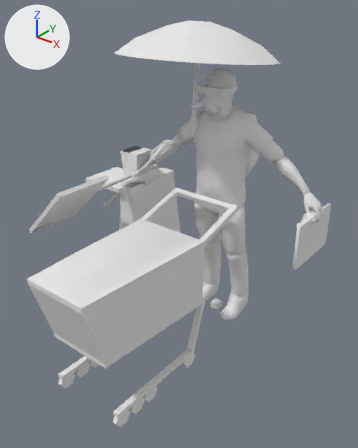
What one commit did to the COLLADA model objects3d/civilian3_western.dae.
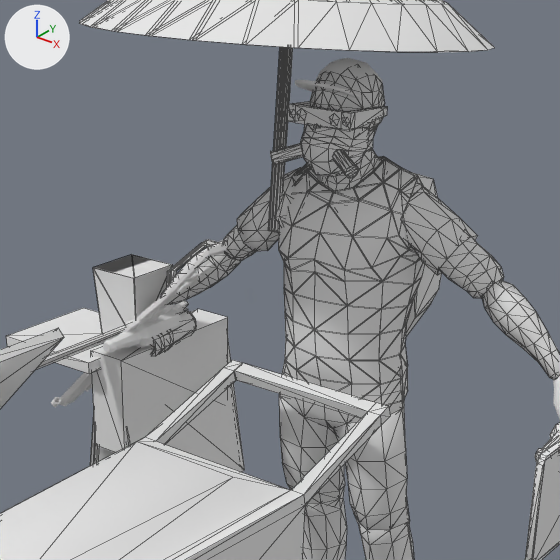
Each version is shown whole from a camera (50 mm lens) standing at (25.5, -38.2, 32.2) and looking at (0.0, -6.4, 12.5), then close up on the part from 23% to 86% of the width and 10% to 60% of the height. The axes (+X, +Y, +Z) are drawn at upper left. The lights are the same throughout. The close-ups show mesh edges as thin lines. Where no turn or scale is listed for an object, it has been applied to the vertices. Vertices at the same position are counted once.

The scene before the commit, as lines of its bpy script (objects in view):
```python
me_deco002mesh = bpy.data.meshes.new('Deco002Mesh')
me_deco002mesh.from_pydata(...)  # 165 vertices, 310 faces; spans x -3.1..2.73, y -2.2..2.2, z 0.61..9.74
me_deco002mesh.materials.append(mat_asd)  # its picture is missing
me_sittingbabymesh = bpy.data.meshes.new('SittingBabyMesh')
me_sittingbabymesh.from_pydata(...)  # 32 vertices, 56 faces; spans x -1.16..1.47, y -0.55..0.27, z -1.33..1.06
me_sittingbabymesh.materials.append(mat_asd)  # its picture is missing
me_upleg2mesh = bpy.data.meshes.new('UpLeg2Mesh')
me_upleg2mesh.from_pydata(...)  # 56 vertices, 108 faces; spans x -1.5..1.5, y -1.64..1.64, z -5.37..0.47
me_upleg2mesh.materials.append(mat_asd)  # its picture is missing
ob_deco002 = bpy.data.objects.new('Deco002', me_deco002mesh)
ob_deco002.location = (0.2, 0.18, 12.25)
ob_sittingbaby = bpy.data.objects.new('SittingBaby', me_sittingbabymesh)
ob_sittingbaby.location = (-7.65, 0.14, 16.56)
ob_upleg2 = bpy.data.objects.new('UpLeg2', me_upleg2mesh)
ob_upleg2.location = (1.72, 0.21, 12.46)
# also in view: 'UpLeg1' at (-1.2, 0.1, 10.0); 'Handbag05' at (-9.6, 0.3, 8.9); 'Head002' at (0.0, -0.7, 23.6); 'Deco03' at (-0.2, 3.4, 17.8); 'UpBody' at (0.1, 0.2, 16.9)
```
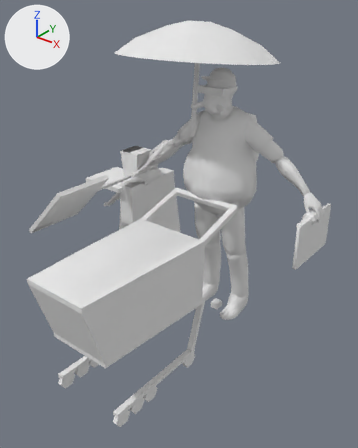
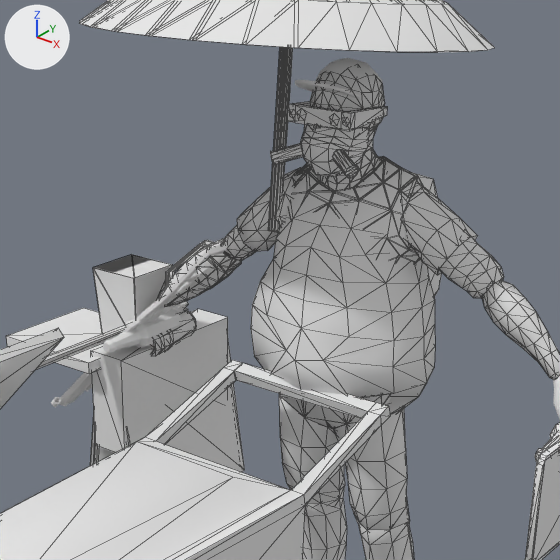
Pixel boxes [x1, y1, x2, y2] of what changed, in the close-ups (560 x 560 px; the box of a moved part takes in the faces that stretch with it):
'Deco4', added
    after: [251, 148, 435, 429]
'SittingBaby', reshaped, moved
    before: [167, 239, 217, 286]
    after: [159, 239, 241, 306]
part 1 of me_sittingbabymesh, added
    after: [159, 239, 241, 306]
part 2 of me_sittingbabymesh, moved or reshaped
    before: [167, 270, 177, 286]
    after: [166, 271, 175, 285]
'Deco01', unchanged, covered by the edit
    before: [278, 156, 423, 405]
    after: [279, 156, 423, 405]
'Deco002', unchanged, covered by the edit
    before: [278, 211, 425, 406]
    after: [378, 211, 420, 406]
'UpBody', unchanged, covered by the edit
    before: [279, 149, 404, 429]
    after: [279, 158, 384, 429]
'LowArm1', unchanged, covered by the edit
    before: [161, 240, 241, 305]

What changed in the scene script:
```text
Change me_sittingbabymesh:
    used by ob_sittingbaby; location = (-7.65, 0.14, 16.56)
    remove me_sittingbabymesh.from_pydata(...)  # 32 vertices, 56 faces; spans x -1.16..1.47, y -0.55..0.27, z -1.33..1.06
    add me_sittingbabymesh.from_pydata(...)  # 114 vertices, 216 faces; spans x -1.49..2.4, y -0.89..0.86, z -2.13..1.32
    me_sittingbabymesh part 1: a new loose piece of 82 vertices spanning x -1.49..2.4, y -0.89..0.86, z -2.13..1.32, in mat_asd (its picture is missing)
    me_sittingbabymesh part 2
    24 faces are deleted
    24 new faces join them
    me_sittingbabymesh part 3: the surface is now shaded smooth
Add me_deco4mesh:
    me_deco4mesh.from_pydata(...)  # 255 vertices, 490 faces; spans x -3.85..3.72, y -3.48..2.03, z -1.5..9.83
    me_deco4mesh.materials.append(mat_asd)  # its picture is missing
Change ob_sittingbaby:
    ob_sittingbaby.location: (-7.65, 0.14, 16.56) -> (-7.65, 0.04, 16.56)
Add ob_deco4:
    ob_deco4 = bpy.data.objects.new('Deco4', me_deco4mesh)
    ob_deco4.location = (0.22, 0.18, 12.7)
```
